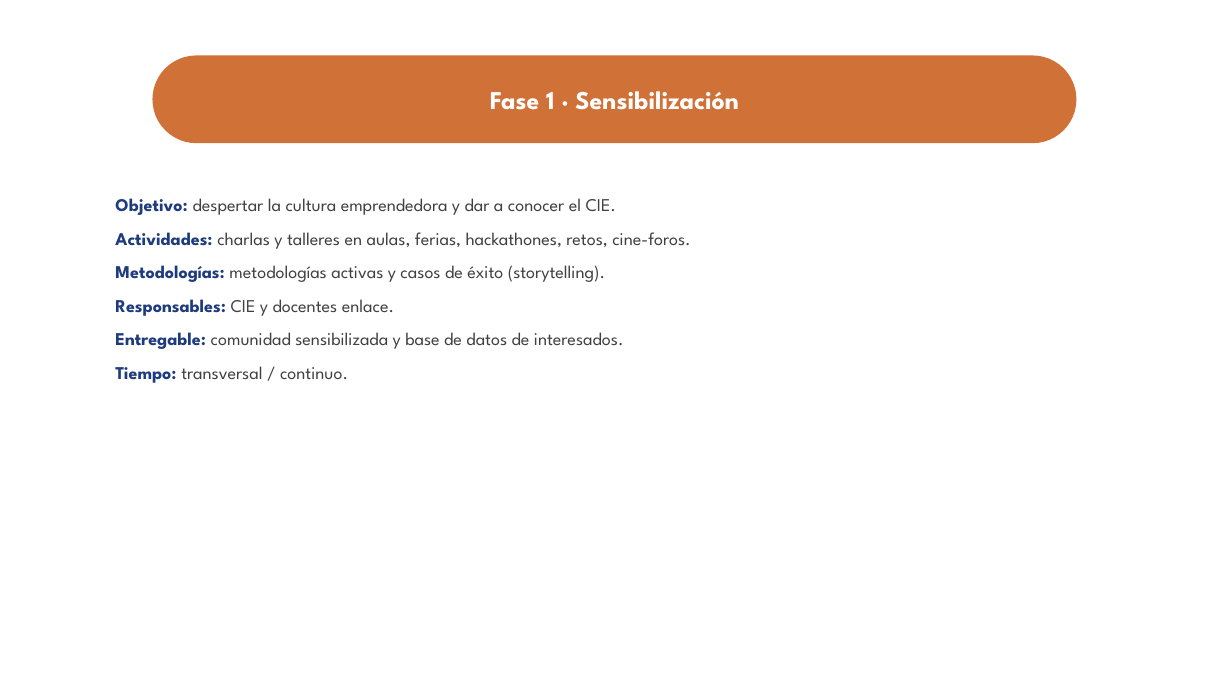
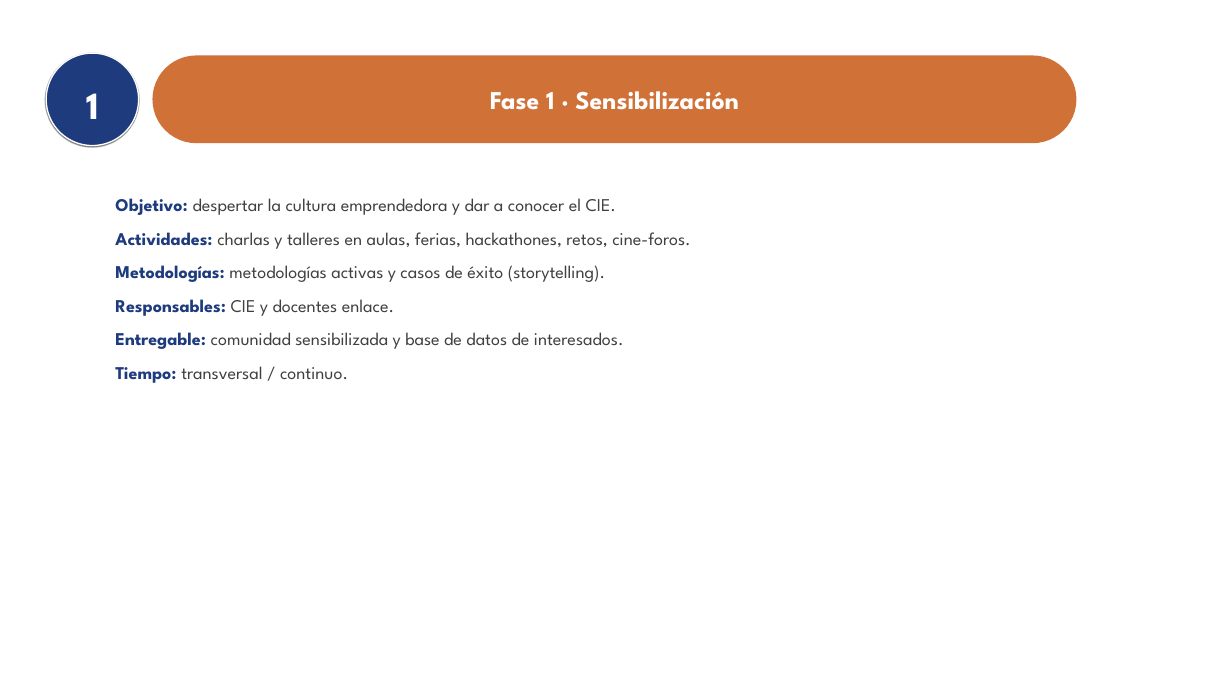
Before and after one commit to ronaldojavier100-oss/case, a slide deck: slide 10 of Ruta-Emprendimiento-CIE.pptx (slide 8 before the commit). Drawn at 1232x693 pixels with LibreOffice and Linux fonts; fonts in the diff are those of the drawing; background and template pictures are left out. Boxes give left, top, right and bottom in pixels: in the first picture for what was removed or moved away, otherwise in the second. Text is boxed around its words. In the diff, an @@ line names an element or a change of style, - is before the commit and + after.

```diff
--- a/Ruta-Emprendimiento-CIE.pptx
+++ b/Ruta-Emprendimiento-CIE.pptx
@@ ellipse added at <box>46,53,139,146</box>, fill #1E3B7D, outline #FFFFFF 2 pt, 60 pt, text #FFFFFF, bold @@
+1
```
Also in this commit, not shown: 5 other slides changed, 3 slides added.
